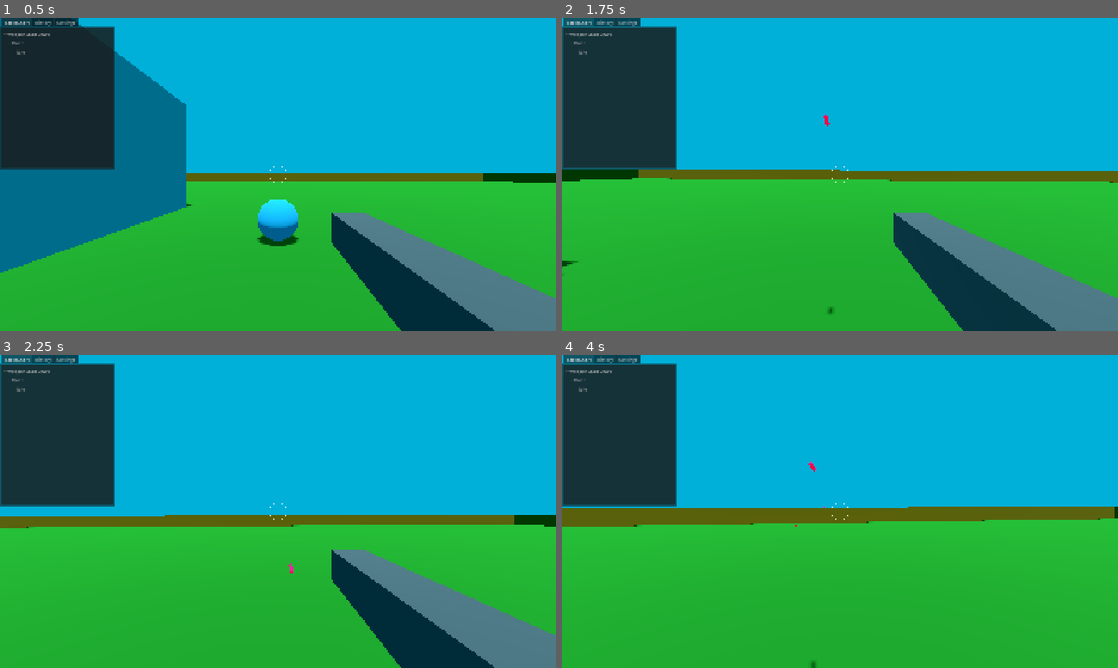
Above: before the commit, frames 1-4 (two rows, left to right).
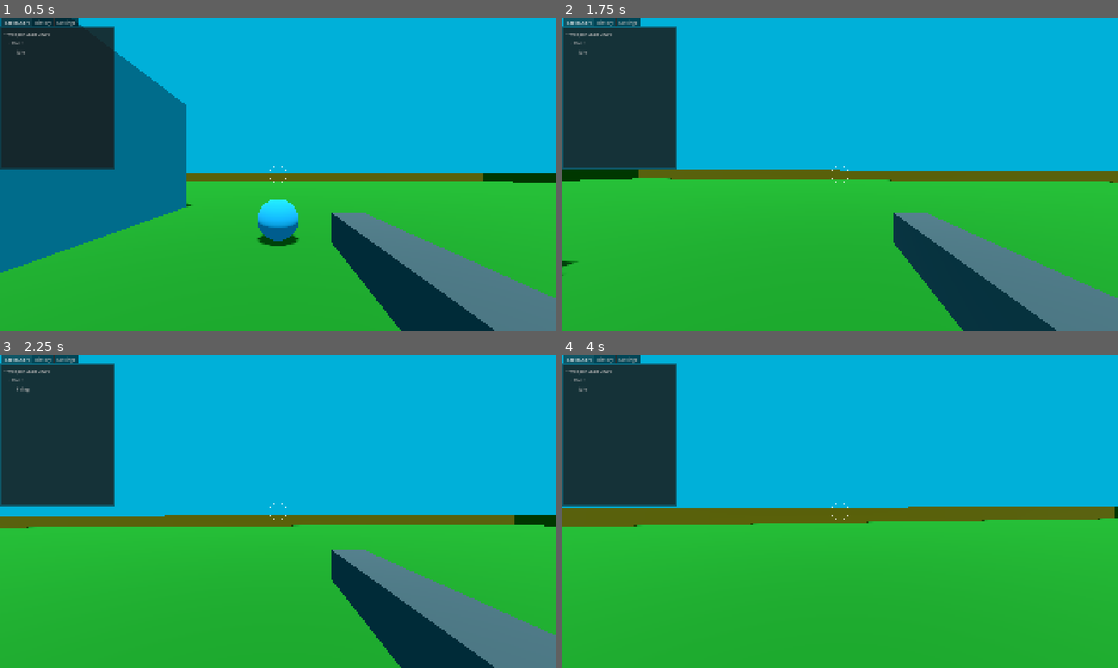
Above: after the commit, the same moments.

Repository: janisl/rpg-core
Game: Godot game, scene res://systems/main_scene.tscn
Same seed, same stepped clock (60 frames per second), same inputs: the game is played once before the commit and once after it.
Inputs (mouse positions are in pixels of both pictures, inside the frame that each line leads up to):
- Up to frame 1 (0.5 s): no input
- Up to frame 2 (1.75 s): tap Enter at 0.5 s; move the mouse to (867, 174) at 0.52 s; press the mouse at (867, 174) at 0.53 s; hold W (forward) from 0.53 s (still down); tap Space (jump) at 0.77, 1.52 s; move the mouse to (812, 174) at 1.27 s; release the mouse at (812, 174) at 1.28 s; tap Shift (crouch) at 1.35 s; click (812, 174) at 1.55 s
- Up to frame 3 (2.25 s): keep holding W (forward); tap Space (jump) at 2 s; move the mouse to (289, 505) at 2.02 s; press the mouse at (289, 505) at 2.03 s
- Up to frame 4 (4 s): keep holding W (forward); tap Enter at 2.75 s; move the mouse to (834, 517) at 2.77 s; release the mouse at (834, 517) at 2.78 s; tap Ctrl (sprint) at 2.85 s; tap Space (jump) at 3.02, 3.5, 3.77 s; click (834, 517) at 3.05 s; move the mouse to (878, 514) at 3.52 s; hold Z (test) from 3.53 s (still down); click (878, 514) at 3.8 s

Frame 1 is identical in both runs. In frame 2, less than 0.1% of the frame differs, in the area x 47-49%, y 30-95%; in frame 3, less than 0.1%; in frame 4, less than 0.1%, in the area x 41-48%, y 34-100%.

Commit message:
Weapon accuracy, spread, rate, automatic firing.

Diff:
--- a/actors/player/components/weapon_controller.gd
+++ b/actors/player/components/weapon_controller.gd
@@ -12,26 +12,24 @@
 
 var current_weapon_model: Node3D
 var current_ammo: int
+var can_fire_next := true
+var fire_rate_timer := 0.0
 
 
 func _ready() -> void:
 	if current_weapon:
-		spawn_weapon_model()
+		_spawn_weapon_model()
 		current_ammo = current_weapon.max_amo
 
 
-func spawn_weapon_model() -> void:
-	if current_weapon_model:
-		current_weapon_model.queue_free()
-
-	if current_weapon.weapon_scene:
-		current_weapon_model = current_weapon.weapon_scene.instantiate()
-		weapon_model_parent.add_child(current_weapon_model)
-		current_weapon_model.position = current_weapon.weapon_position
-
+func _process(delta: float) -> void:
+	if fire_rate_timer > 0.0:
+		fire_rate_timer -= delta
+		if fire_rate_timer <= 0:
+			can_fire_next = true
 
 func can_fire() -> bool:
-	return current_ammo > 0
+	return current_ammo > 0 and can_fire_next
 
 
 func fire_weapon() -> void:
@@ -40,10 +38,24 @@
 
 	current_ammo -= 1
 	print("Fired! Ammo: ", current_ammo)
+
+	can_fire_next = false
+	fire_rate_timer = 1.0 / current_weapon.fire_rate
+
 	if current_weapon.is_hit_scan:
 		_perform_hit_scan()
 	else:
 		_spawn_projectile()
+
+
+func _spawn_weapon_model() -> void:
+	if current_weapon_model:
+		current_weapon_model.queue_free()
+
+	if current_weapon.weapon_scene:
+		current_weapon_model = current_weapon.weapon_scene.instantiate()
+		weapon_model_parent.add_child(current_weapon_model)
+		current_weapon_model.position = current_weapon.weapon_position
 
 
 func _perform_hit_scan() -> void:
@@ -54,18 +66,31 @@
 	var space_state := camera.get_world_3d().direct_space_state
 	var from := camera.global_position
 	var forward := -camera.global_transform.basis.z
-	var to := from + forward * current_weapon.range
 
-	var query := PhysicsRayQueryParameters3D.create(from, to)
-	query.collision_mask = hit_scan_collision_mask
-	var result := space_state.intersect_ray(query)
+	var accuracy_spread := (100.0 - current_weapon.accuracy) / 1000.0
 
-	if not result:
-		print("No hit!")
-		return
+	for i in current_weapon.pellet_count:
+		var accuracy_x := randf_range(-accuracy_spread, accuracy_spread)
+		var accuracy_y := randf_range(-accuracy_spread, accuracy_spread)
+		var direction := forward + Vector3(accuracy_x, accuracy_y, 0) * camera.global_transform.basis
 
-	print("Hit: ", result.collider.name, " at ", result.position)
-	_spawn_impact_marker(result.position)
+		if current_weapon.pellet_count > 1:
+			var spread_x := randf_range(-current_weapon.spread_angle, current_weapon.spread_angle)
+			var spread_y := randf_range(-current_weapon.spread_angle, current_weapon.spread_angle)
+			direction += Vector3(spread_x, spread_y, 0) * camera.global_transform.basis
+
+		var to := from + direction * current_weapon.range
+
+		var query := PhysicsRayQueryParameters3D.create(from, to)
+		query.collision_mask = hit_scan_collision_mask
+		var result := space_state.intersect_ray(query)
+
+		if not result:
+			print("No hit!")
+			return
+
+		print("Hit: ", result.collider.name, " at ", result.position)
+		_spawn_impact_marker(result.position)
 
 
 func _spawn_impact_marker(position: Vector3) -> void:
@@ -99,7 +124,13 @@
 	projectile.global_position = camera.global_position
 
 	var forward := -camera.global_transform.basis.z
-	var velocity := forward * current_weapon.projectile_speed
 
-	projectile.look_at(camera.global_position + forward, Vector3.UP)
+	var accuracy_spread := (100.0 - current_weapon.accuracy) / 1000.0
+	var accuracy_x := randf_range(-accuracy_spread, accuracy_spread)
+	var accuracy_y := randf_range(-accuracy_spread, accuracy_spread)
+	var direction := forward + Vector3(accuracy_x, accuracy_y, 0) * camera.global_transform.basis
+
+	var velocity := direction * current_weapon.projectile_speed
+
+	projectile.look_at(camera.global_position + direction, Vector3.UP)
 	projectile.setup(player, velocity, current_weapon.damage)
--- a/weapons/behaviours/firing.gd
+++ b/weapons/behaviours/firing.gd
@@ -16,4 +16,10 @@
 		weapon_controller.weapon_state_chart.send_event("onEmpty")
 		return
 
+	if weapon_controller.current_weapon.is_automatic:
+		if Input.is_action_pressed("primary_fire"):
+			if weapon_controller.can_fire():
+				weapon_controller.fire_weapon()
+			return
+
 	weapon_controller.weapon_state_chart.send_event("onIdle")
--- a/weapons/resources/pistol.tres
+++ b/weapons/resources/pistol.tres
@@ -7,8 +7,9 @@
 [resource]
 script = ExtResource("1_lf8lp")
 weapon_name = "Pistol"
+is_automatic = true
 projectile_speed = 20.0
-is_hit_scan = false
 weapon_scene = ExtResource("2_cm5tq")
 projectile_scene = ExtResource("1_8hv22")
+spread_angle = 0.1
 metadata/_custom_type_script = "uid://bjvp63efii4fn"
--- a/weapons/weapon.gd
+++ b/weapons/weapon.gd
@@ -4,9 +4,14 @@
 @export var weapon_name := "Weapon"
 @export var damage := 25.0
 @export var max_amo := 12
+@export var fire_rate := 2.0
+@export var is_automatic := false
 @export var range := 25.0
+@export_range(0, 100) var accuracy := 100
 @export var projectile_speed := 50.0
 @export var is_hit_scan := true
 @export var weapon_scene: PackedScene
 @export var projectile_scene: PackedScene
+@export var pellet_count := 1
+@export var spread_angle := 0.0
 @export var weapon_position := Vector3.ZERO
